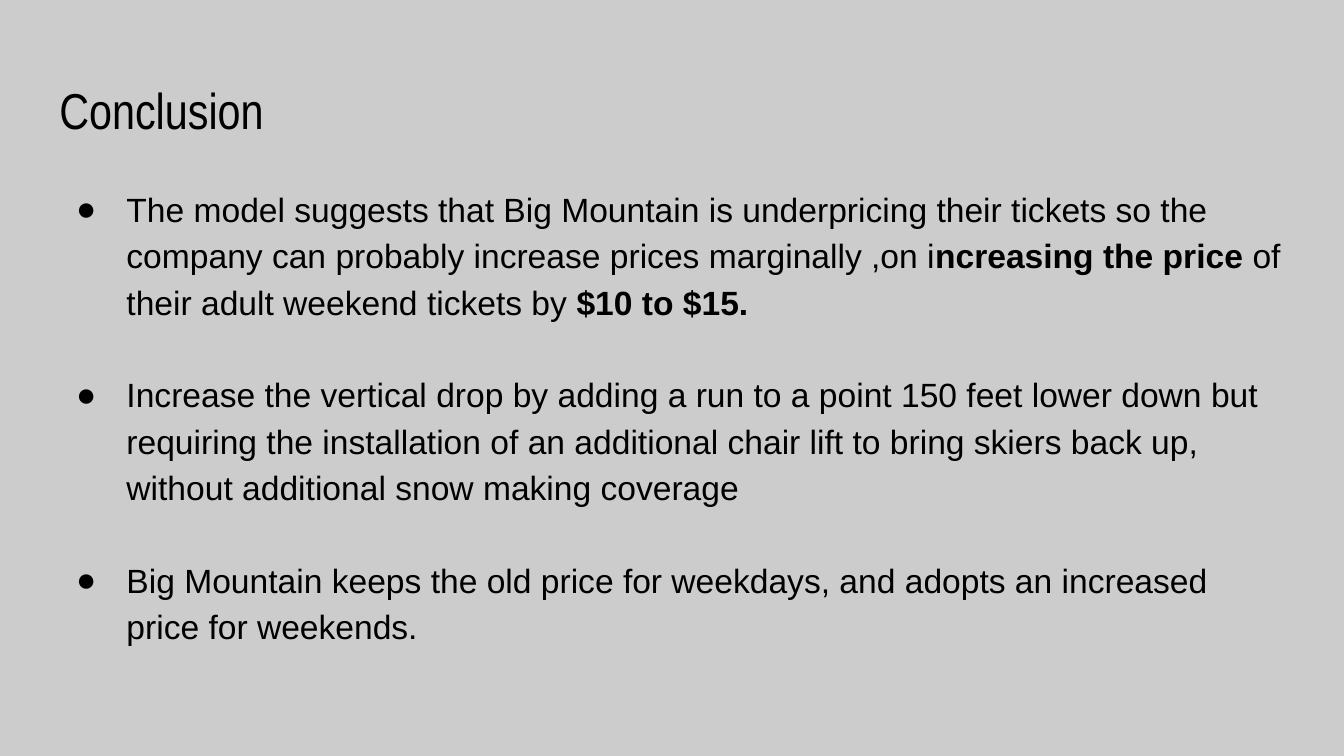
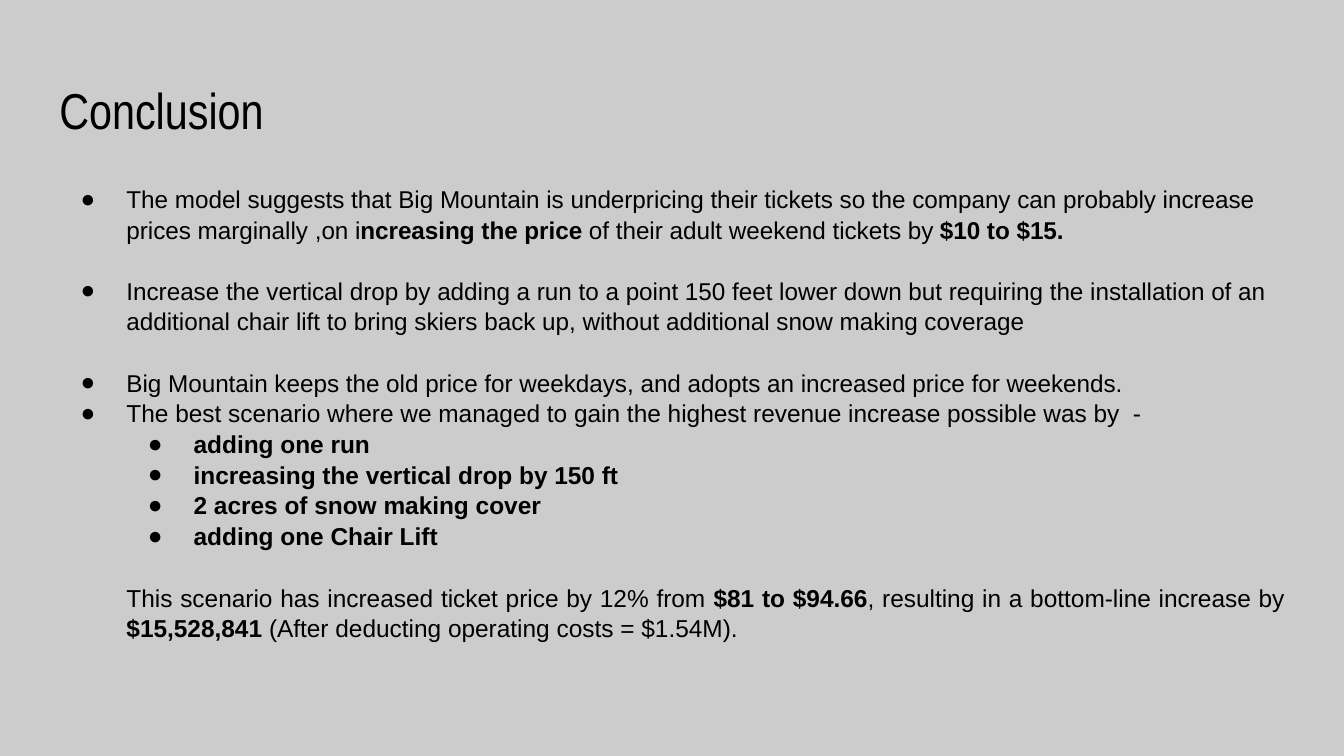
Before and after one commit to shaisid01/Data-Science, a slide deck: slide 8 of CapstoneProjects/Big Mountain Ski Resort/Docs/Project Slides.pptx (slide 10 before the commit). Drawn at 1344x756 pixels with LibreOffice and Linux fonts; fonts in the diff are those of the drawing. Boxes give left, top, right and bottom in pixels: in the first picture for what was removed or moved away, otherwise in the second. Text is boxed around its words. In the diff, an @@ line names an element or a change of style, - is before the commit and + after.

```diff
--- a/CapstoneProjects/Big Mountain Ski Resort/Docs/Project Slides.pptx
+++ b/CapstoneProjects/Big Mountain Ski Resort/Docs/Project Slides.pptx
@@ text at [126,190,1265,397]: size 18 to 13 pt in "The model suggests that Big Mountain is ...", "Increase the vertical drop by adding a ...", "Big Mountain keeps the old price for ..."; indent changed; line spacing 1.15 to 1.05 @@
@@ text at [126,404,1285,642]: paragraphs added @@
+● The best scenario where we managed to gain the highest revenue increase possible was by -
+● adding one run
+● increasing the vertical drop by 150 ft
+● 2 acres of snow making cover
+● adding one Chair Lift
+This scenario has increased ticket price by 12% from $81 to $94.66, resulting in a bottom-line increase by $15,528,841 (After deducting operating costs = $1.54M).
```
Also in this commit, not shown: 2 other slides changed, 3 slides removed, 4 other files.
